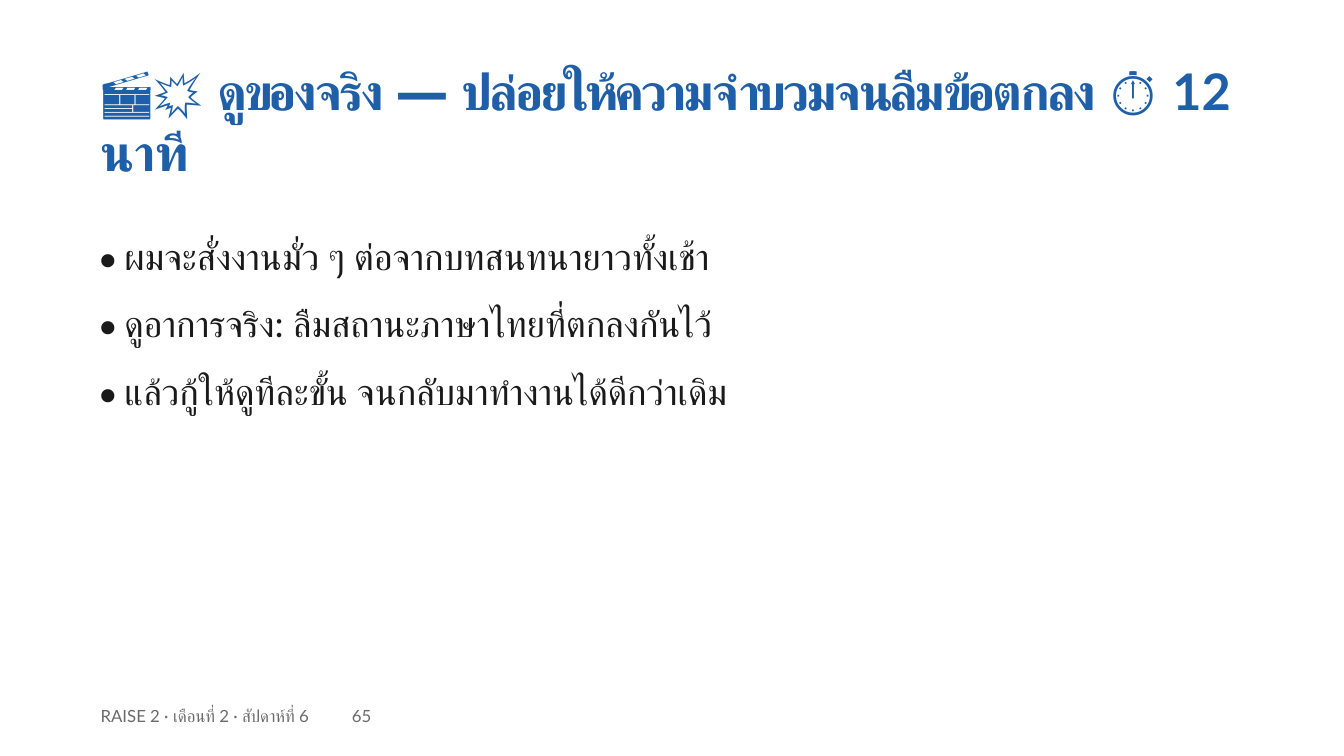
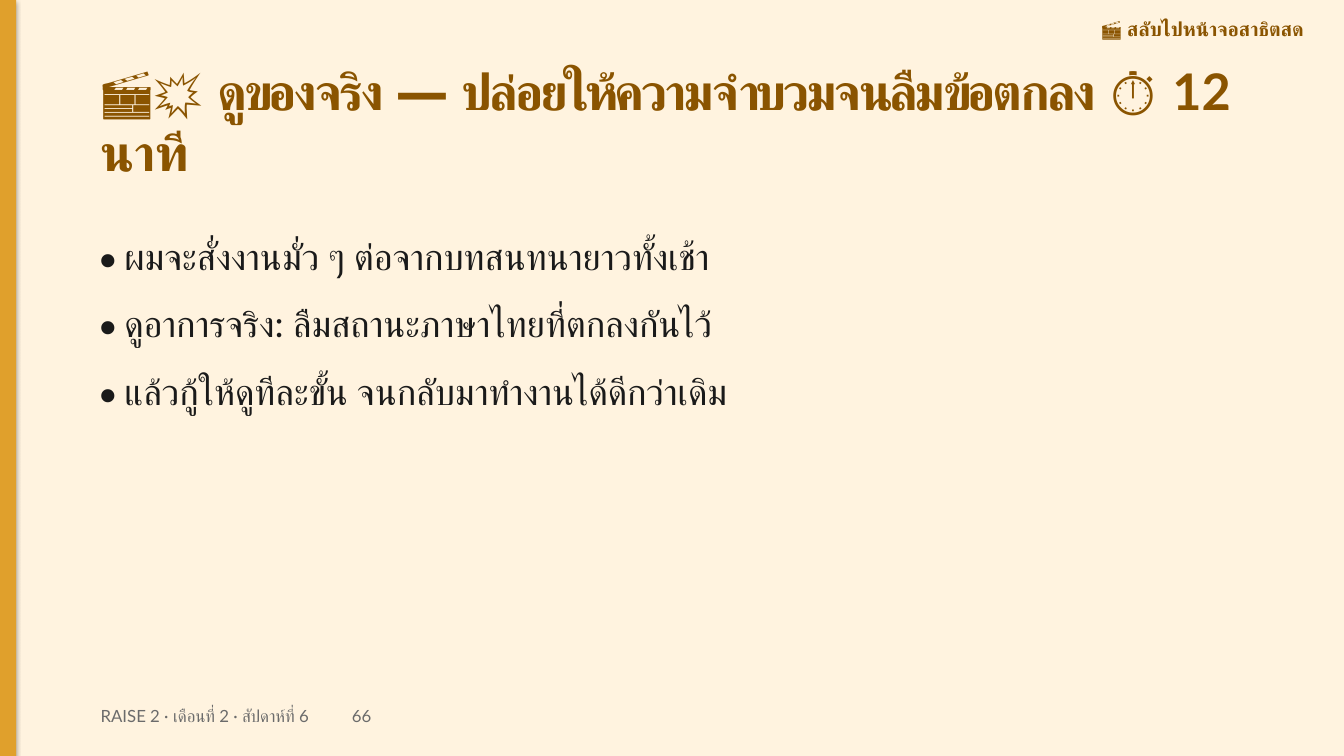
Before and after one commit to cnacha-mfu/raise2-module2, a slide deck: slide 66 of materials/week6/w6-slides.pptx (slide 65 before the commit). Drawn at 1344x756 pixels with LibreOffice and Linux fonts; fonts in the diff are those of the drawing. Boxes give left, top, right and bottom in pixels: in the first picture for what was removed or moved away, otherwise in the second. Text is boxed around its words. In the diff, an @@ line names an element or a change of style, - is before the commit and + after.

```diff
--- a/materials/week6/w6-slides.pptx
+++ b/materials/week6/w6-slides.pptx
@@ rectangle added at [0,0,1344,756], fill #FFF3DF @@
@@ rectangle added at [0,0,16,756], fill #E0A02C @@
@@ text added at [1127,21,1304,37], 14 pt, text #8A5400, bold @@
+🎬 สลับไปหน้าจอสาธิตสด
@@ text "🎬💥 ดูของจริง — ปล่อยให้ความจำบวมจนลืมข้อตกลง ⏱ ..." at [101,71,1230,172]: text colour #1F5FA8 to #8A5400 @@
@@ text at [101,709,371,722]: text changed @@
-RAISE 2 · เดือนที่ 2 · สัปดาห์ที่ 6 65
+RAISE 2 · เดือนที่ 2 · สัปดาห์ที่ 6 66
```
Also in this commit, not shown: 66 other slides changed, 1 slide added, 43 other files.
